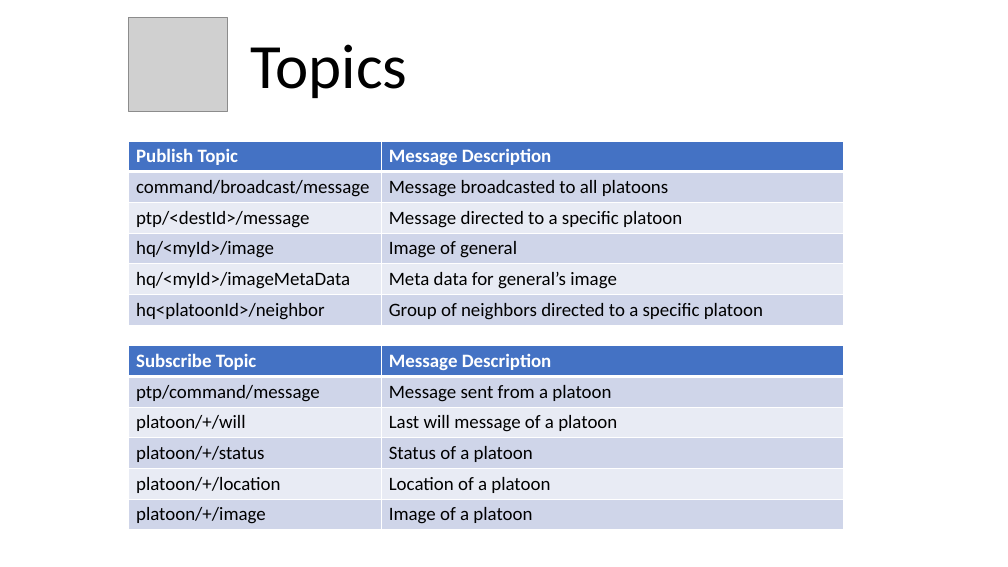
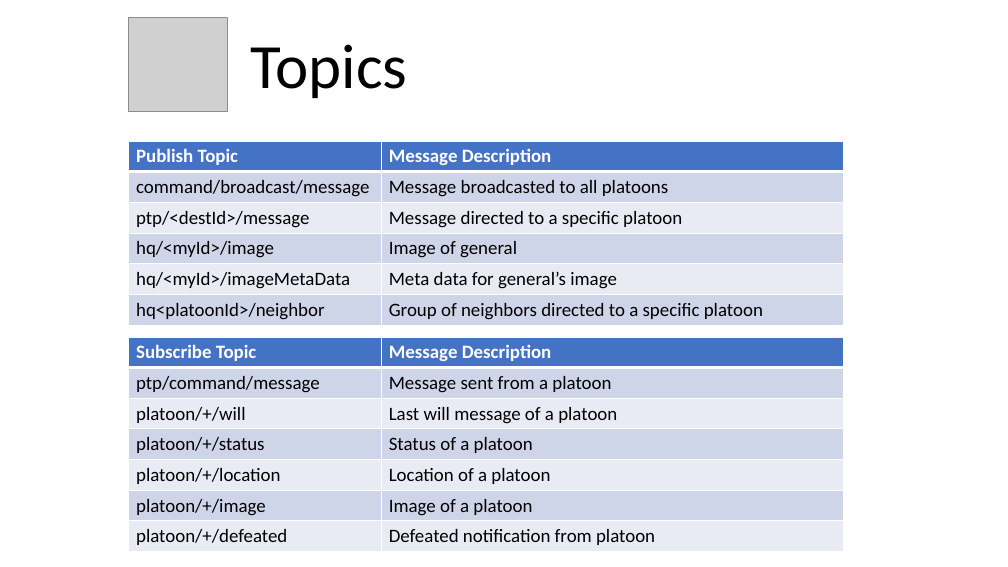
Before and after one commit to solacese/geekathon-team-6, a slide deck: slide 2 of webapp/overview.pptx. Drawn at 1008x567 pixels with LibreOffice and Linux fonts; fonts in the diff are those of the drawing; grey boxes stand for pictures. Boxes give left, top, right and bottom in pixels: in the first picture for what was removed or moved away, otherwise in the second. Text is boxed around its words. In the diff, an @@ line names an element or a change of style, - is before the commit and + after.

```diff
--- a/webapp/overview.pptx
+++ b/webapp/overview.pptx
@@ table at (129,337,844,552) @@
+row 7: platoon/+/defeated | Defeated notification from platoon
@@ table: place and size @@
-table at (129,346,844,529)
+table at (129,337,844,552)
```
Also in this commit, not shown: 2 other files.
